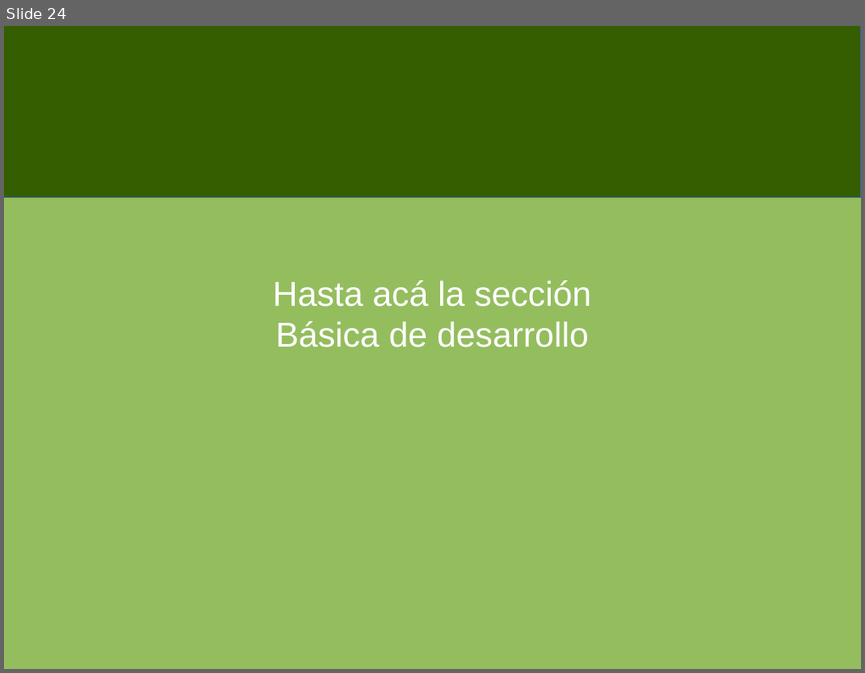
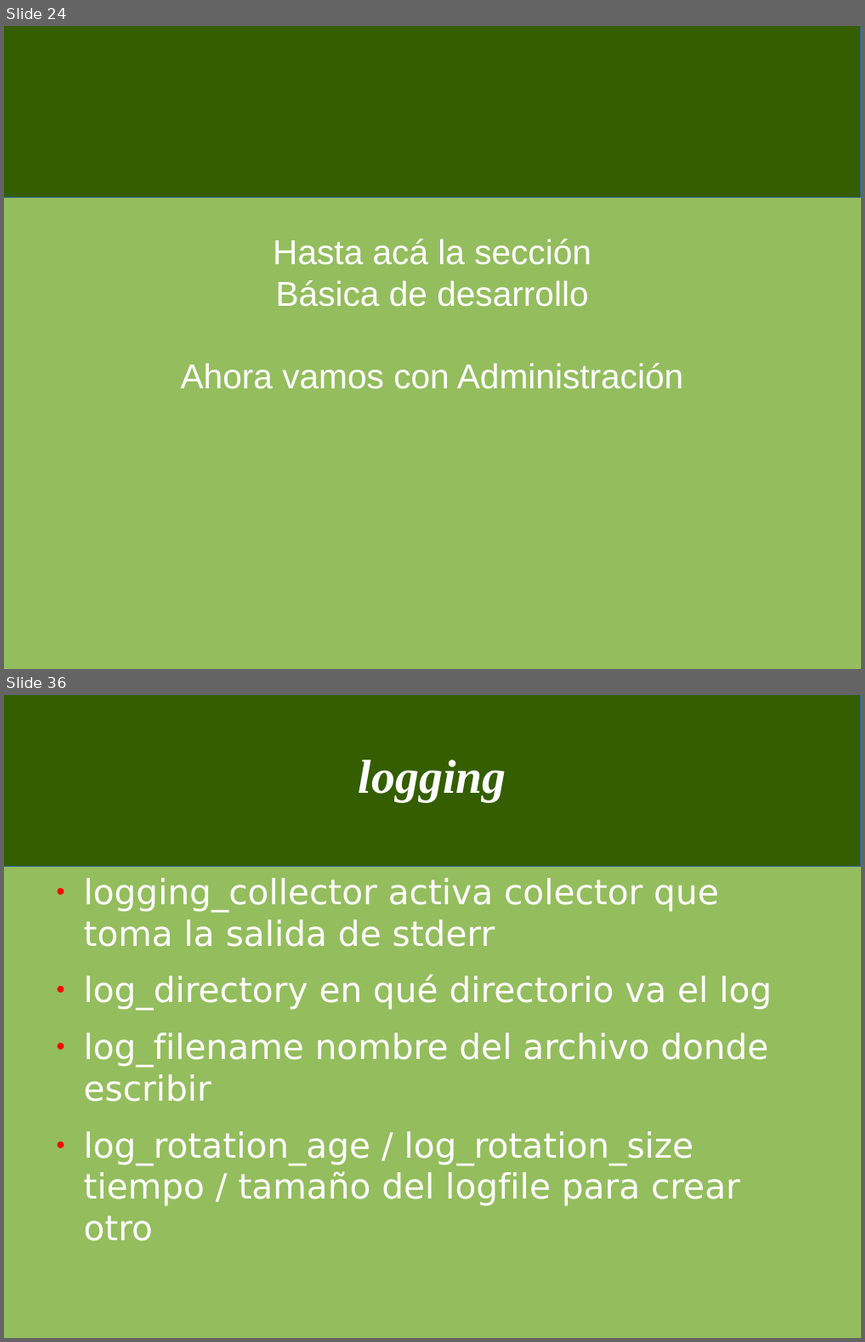
Before and after one commit to jorgeu/curso-postgresql, a slide deck: cursopostgres.odp. Shown one above the other, each under a label of ours: slide 24 before the commit, slides 24 and 36 after it; the slides between them are not shown. The pictures are 865x673 and 865x1342 pixels, drawn with LibreOffice and Linux fonts; fonts in the diff are those of the drawing. Boxes give left, top, right and bottom in pixels: in the first picture for what was removed or moved away, otherwise in the second. Text is boxed around its words. In the diff, an @@ line names an element or a change of style, - is before the commit and + after.

```diff
--- a/cursopostgres.odp
+++ b/cursopostgres.odp
@@ slide 36 added at [4, 695, 861, 1338], background #94BD5E; not listed: 1 template element that a slide beside it also shows @@
@@ title added at [358, 760, 506, 802], 44 pt, text #FFFFFF, bold, italic @@
+logging
@@ text added at [84, 878, 772, 1241], 32 pt, text #FFFFFF @@
+● logging_collector activa colector que toma la salida de stderr
+● log_directory en qué directorio va el log
+● log_filename nombre del archivo donde escribir
+● log_rotation_age / log_rotation_size tiempo / tamaño del logfile para crear otro
@@ slide 24 changed as well @@
@@ subtitle at [181, 363, 683, 389]: paragraph added @@
+Ahora vamos con Administración
```
Also in this commit, not shown: 19 other slides added, 1 other file.
